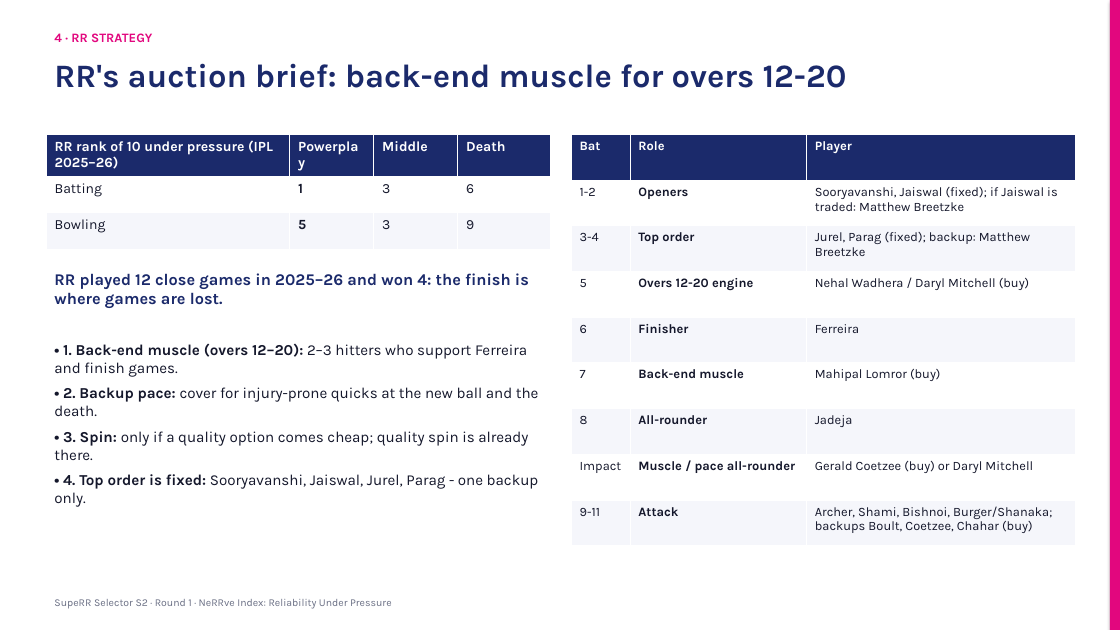
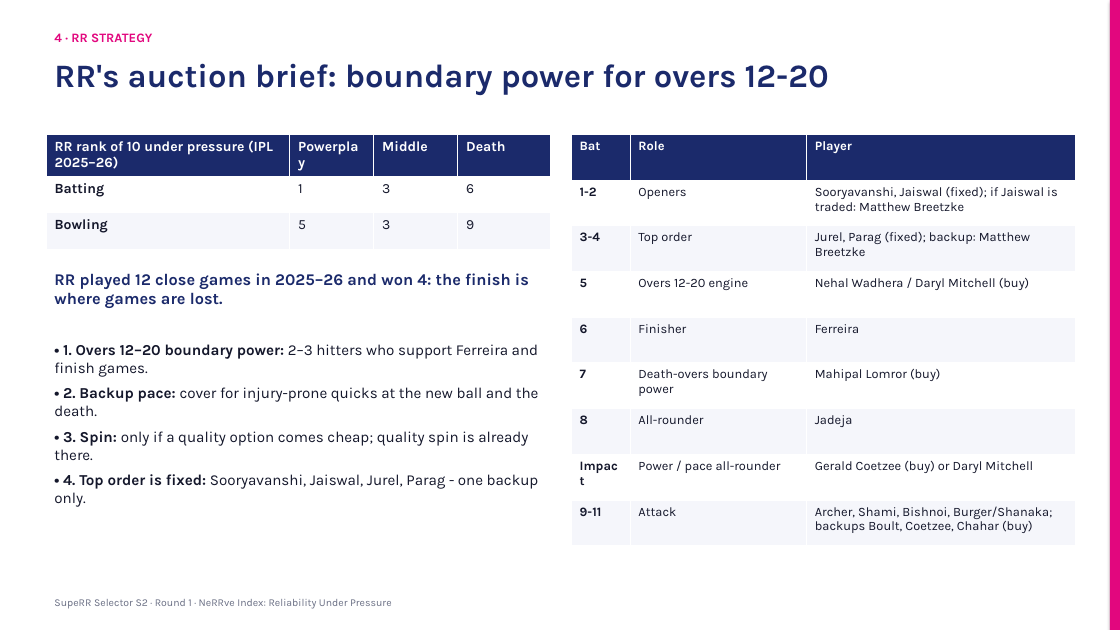
Before and after one commit to KoduruChandrasekhar/RRAuction-, a slide deck: slide 9 of submission/NeRRve_Deck.pptx (slide 8 before the commit). Drawn at 1120x630 pixels with LibreOffice and Linux fonts; fonts in the diff are those of the drawing. Boxes give left, top, right and bottom in pixels: in the first picture for what was removed or moved away, otherwise in the second. Text is boxed around its words. In the diff, an @@ line names an element or a change of style, - is before the commit and + after.

```diff
--- a/submission/NeRRve_Deck.pptx
+++ b/submission/NeRRve_Deck.pptx
@@ text at <box>54,63,829,95</box>: text changed @@
-RR's auction brief: back-end muscle for overs 12-20
+RR's auction brief: boundary power for overs 12-20
@@ table at <box>46,134,550,244</box> @@
@@ bold on in "Batting", "Bowling" @@
@@ bold off in "1", "5" @@
@@ table at <box>571,134,1075,546</box> @@
-row 6, column 2: Back-end muscle
+row 6, column 2: Death-overs boundary power
-row 8, column 2: Muscle / pace all-rounder
+row 8, column 2: Power / pace all-rounder
@@ bold on in "1-2", "3-4", "5", "6" and 4 more places @@
@@ bold off in "Openers", "Top order", "Overs 12-20 engine", "Finisher" and 2 more places @@
@@ text at <box>54,344,538,377</box>: text changed @@
-• 1. Back-end muscle (overs 12–20): 2–3 hitters who support Ferreira and finish games.
+• 1. Overs 12–20 boundary power: 2–3 hitters who support Ferreira and finish games.
```
Also in this commit, not shown: 8 other slides changed, 2 slides added, 8 other files.
